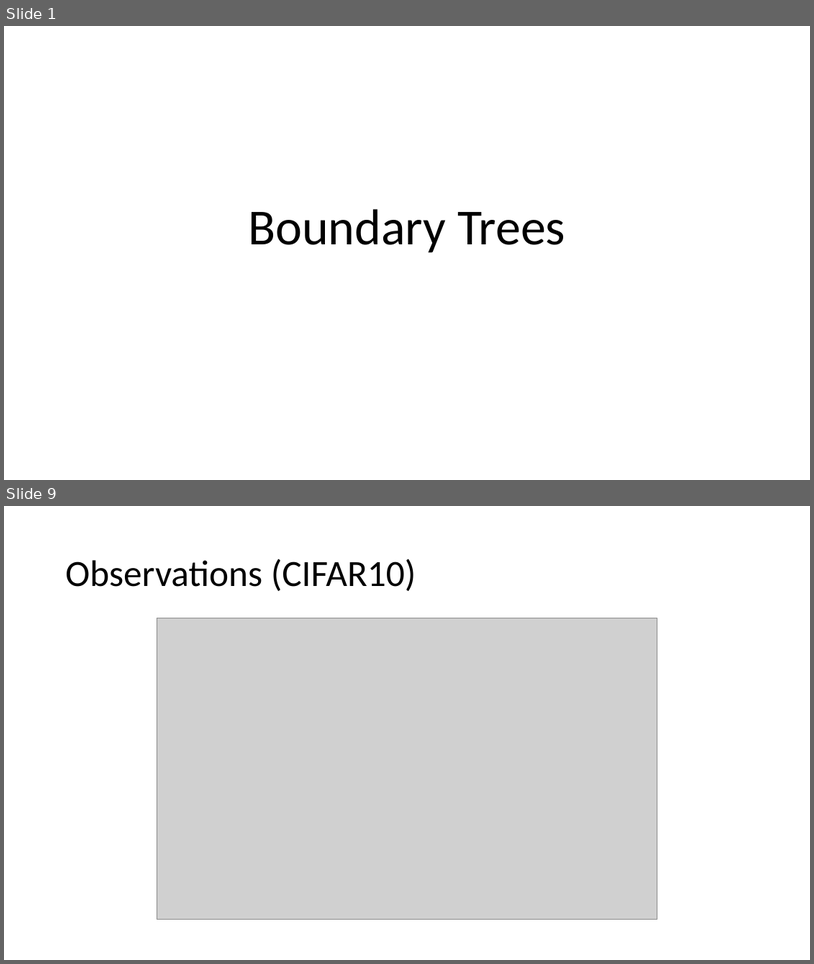
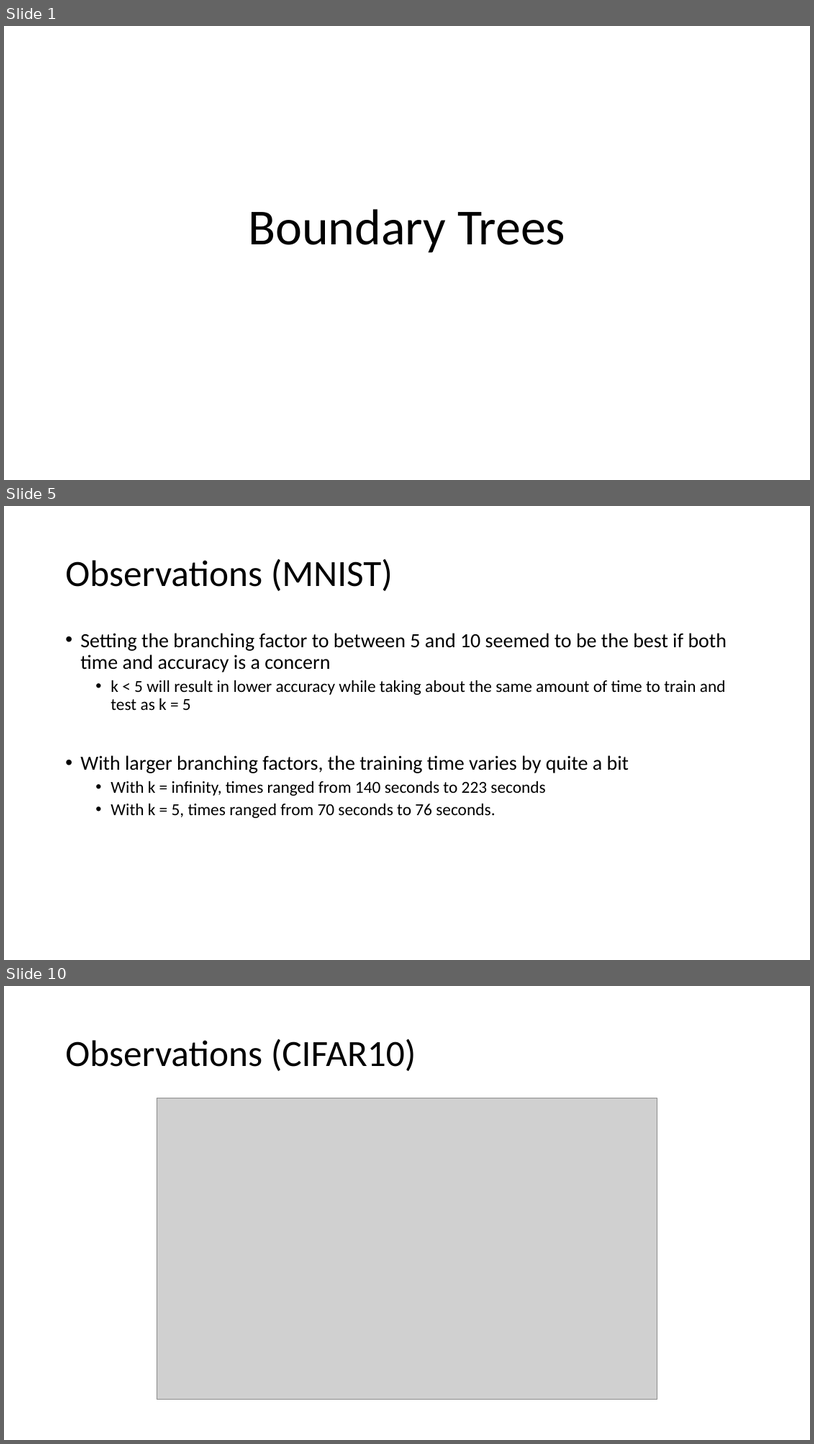
Before and after one commit to jayricco/AIFinalProject, a slide deck: Project/aipresentation.pptx. Shown one above the other, each under a label of ours: slides 1 and 9 before the commit, slides 1, 5 and 10 after it; the slides between them are not shown. The pictures are 814x964 and 814x1444 pixels, drawn with LibreOffice and Linux fonts; fonts in the diff are those of the drawing; grey boxes stand for pictures. Boxes give left, top, right and bottom in pixels: in the first picture for what was removed or moved away, otherwise in the second. Text is boxed around its words. In the diff, an @@ line names an element or a change of style, - is before the commit and + after.

```diff
--- a/Project/aipresentation.pptx
+++ b/Project/aipresentation.pptx
@@ slide 5 added at (x1=4, y1=506, x2=810, y2=960), background #FFFFFF @@
@@ title added at (x1=65, y1=559, x2=393, y2=591), 44 pt, text #000000 @@
+Observations (MNIST)
@@ text added at (x1=80, y1=633, x2=727, y2=818), 20 pt, text #000000 @@
+• Setting the branching factor to between 5 and 10 seemed to be the best if both time and accuracy is a concern
+  • k < 5 will result in lower accuracy while taking about the same amount of time to train and test as k = 5
+• With larger branching factors, the training time varies by quite a bit
+  • With k = infinity, times ranged from 140 seconds to 223 seconds
+  • With k = 5, times ranged from 70 seconds to 76 seconds.
@@ what was slide 9 is now slide 10 @@
```
Also in this commit, not shown: 7 slides changed, 4 other files.
